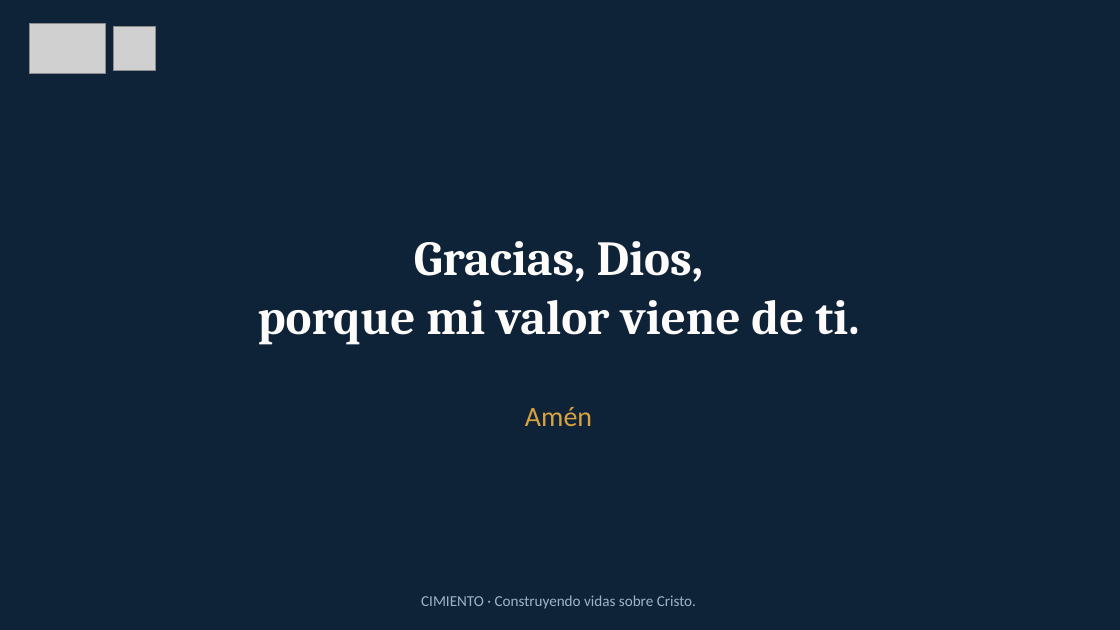
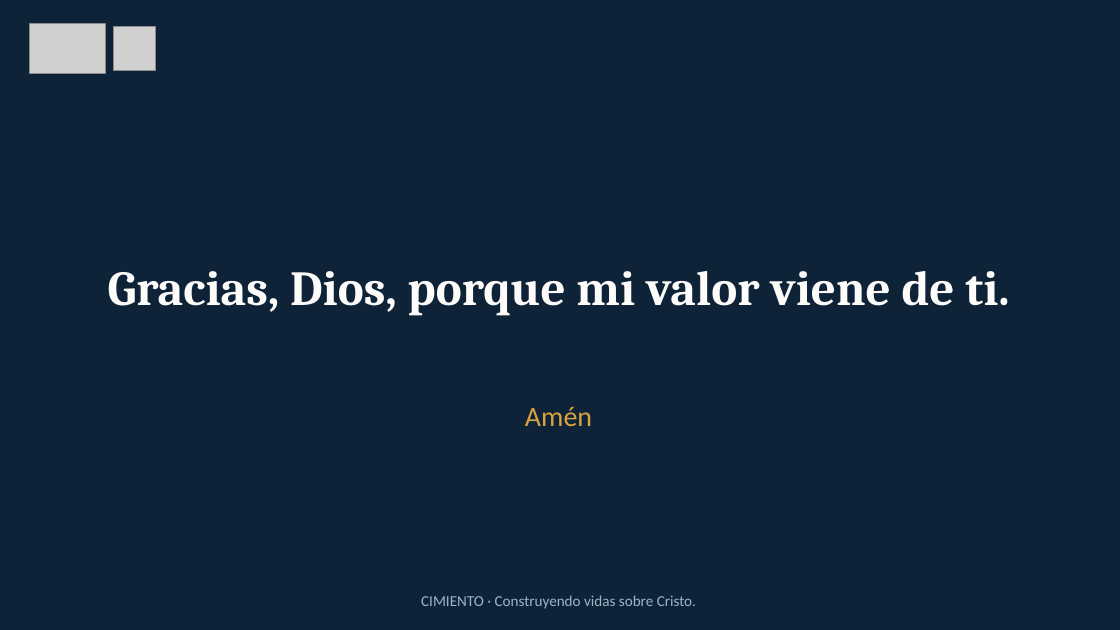
Before and after one commit to Anthonidrm/cimiento-bloque1, a slide deck: slide 9 of public/recursos-semana-4/presentacion-semana-4.pptx. Drawn at 1120x630 pixels with LibreOffice and Linux fonts; fonts in the diff are those of the drawing; grey boxes stand for pictures. Boxes give left, top, right and bottom in pixels: in the first picture for what was removed or moved away, otherwise in the second. Text is boxed around its words. In the diff, an @@ line names an element or a change of style, - is before the commit and + after.

```diff
--- a/public/recursos-semana-4/presentacion-semana-4.pptx
+++ b/public/recursos-semana-4/presentacion-semana-4.pptx
@@ text at bbox=[108, 271, 1009, 316]: text changed @@
-Gracias, Dios,
-porque mi valor viene de ti.
+Gracias, Dios, porque mi valor viene de ti.
```
Also in this commit, not shown: 5 other slides changed, 50 other files.
